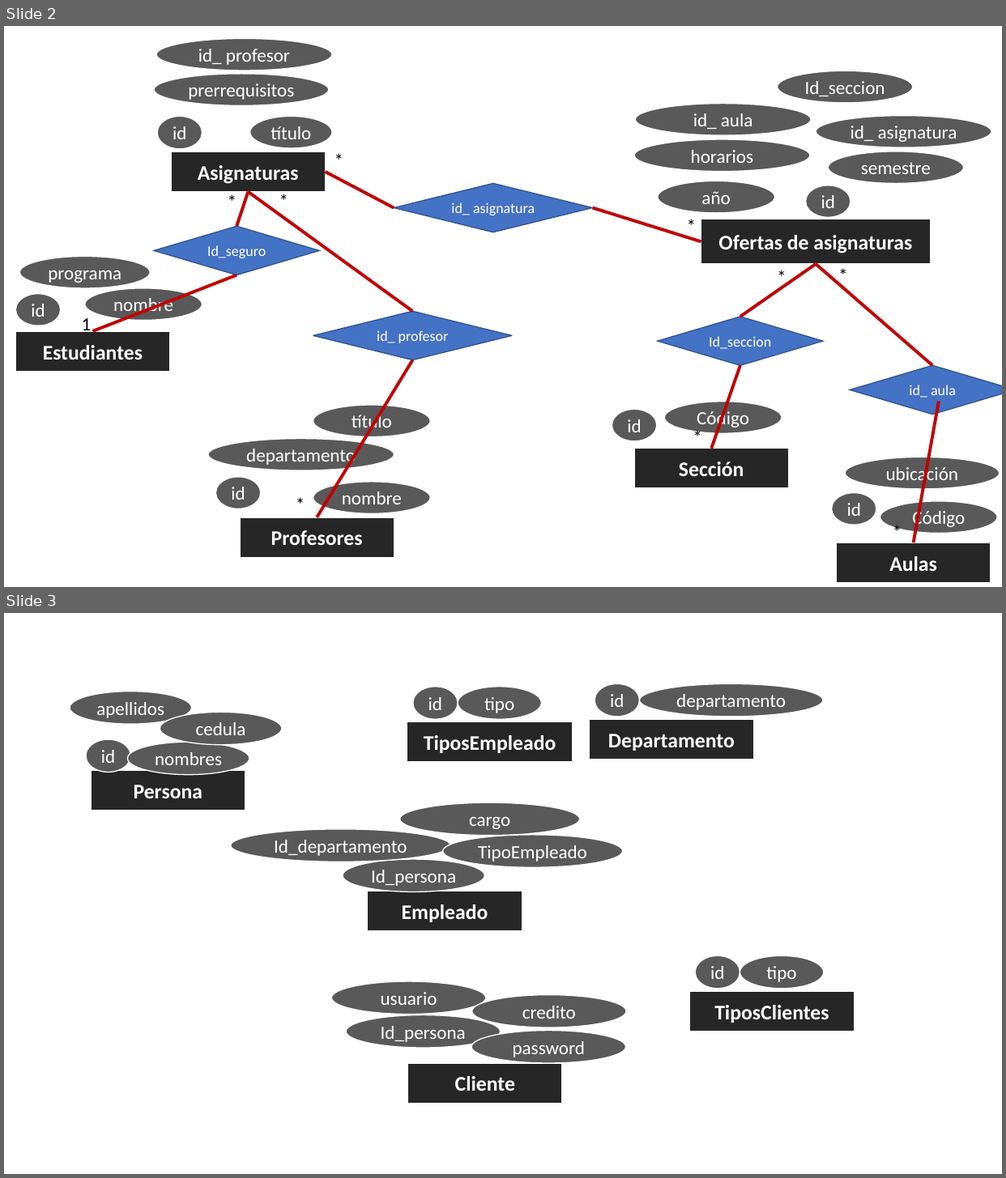
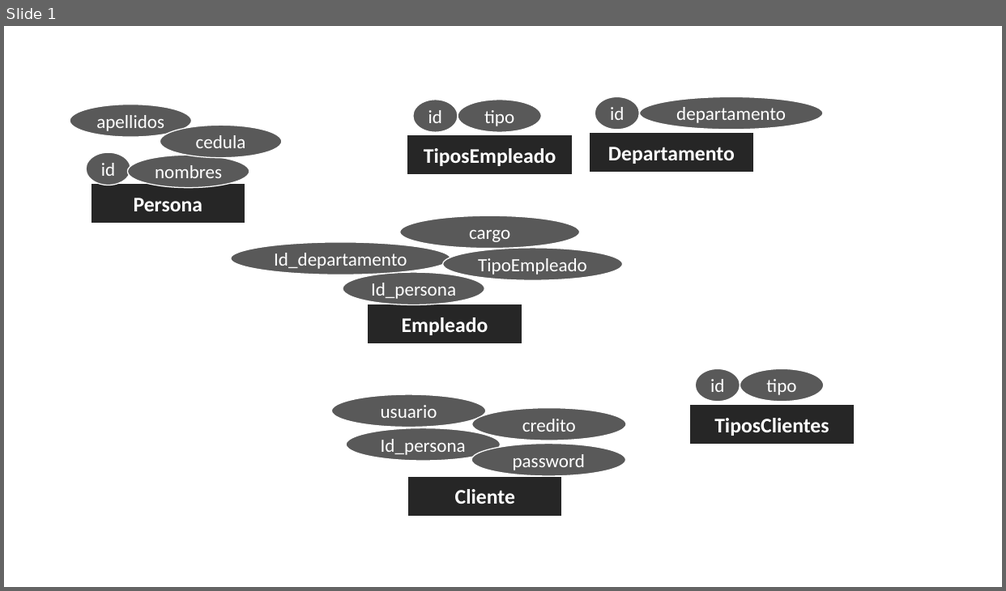
Before and after one commit to BrunoBeltreGuzman/course-ITLA, a slide deck: Trabajo final/Diagrama er.pptx. Shown one above the other, each under a label of ours: slides 2 and 3 before the commit, slide 1 after it. The pictures are 1006x1178 and 1006x591 pixels, drawn with LibreOffice and Linux fonts; fonts in the diff are those of the drawing. Boxes give left, top, right and bottom in pixels: in the first picture for what was removed or moved away, otherwise in the second. Text is boxed around its words. In the diff, an @@ line names an element or a change of style, - is before the commit and + after.

```diff
--- a/Trabajo final/Diagrama er.pptx
+++ b/Trabajo final/Diagrama er.pptx
@@ slide 2 removed at (4, 26, 1002, 587), background #FFFFFF @@
@@ group removed at (15, 39, 1002, 584): 33 ellipses, 10 lines, 6 rectangles, 5 diamonds @@
-Asignaturas
-Estudiantes
-Ofertas de asignaturas
-Profesores
-id
-título
-nombre
-prerrequisitos
-año
-semestre
-Id_seccion
-Sección
-id_ asignatura
-id_ profesor
-horarios
-id_ aula
-Aulas
-id
-programa
-id
-id
-título
-departamento
-nombre
-id
-id
-Código
-Código
-ubicación
-id_ asignatura
-Id_seguro
-id_ aula
-Id_seccion
-id_ profesor
-*
-*
-*
-*
-*
-1
-*
-*
-*
-*
@@ what was slide 3 is now slide 1 @@
```
Also in this commit, not shown: 1 other slide removed, 6 other files.
